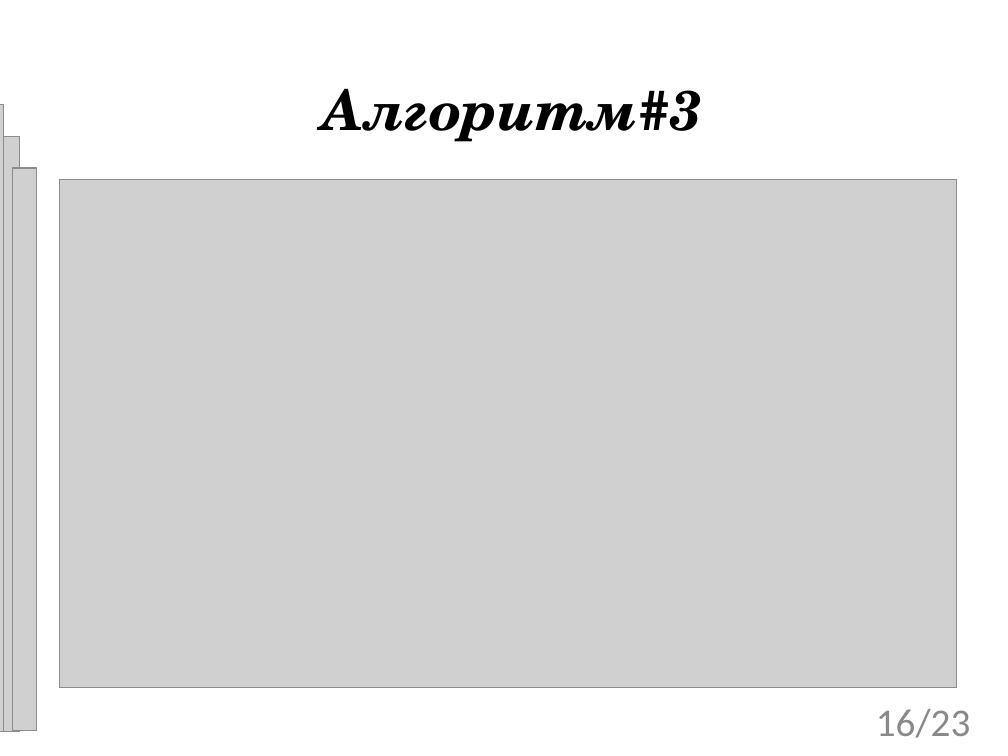
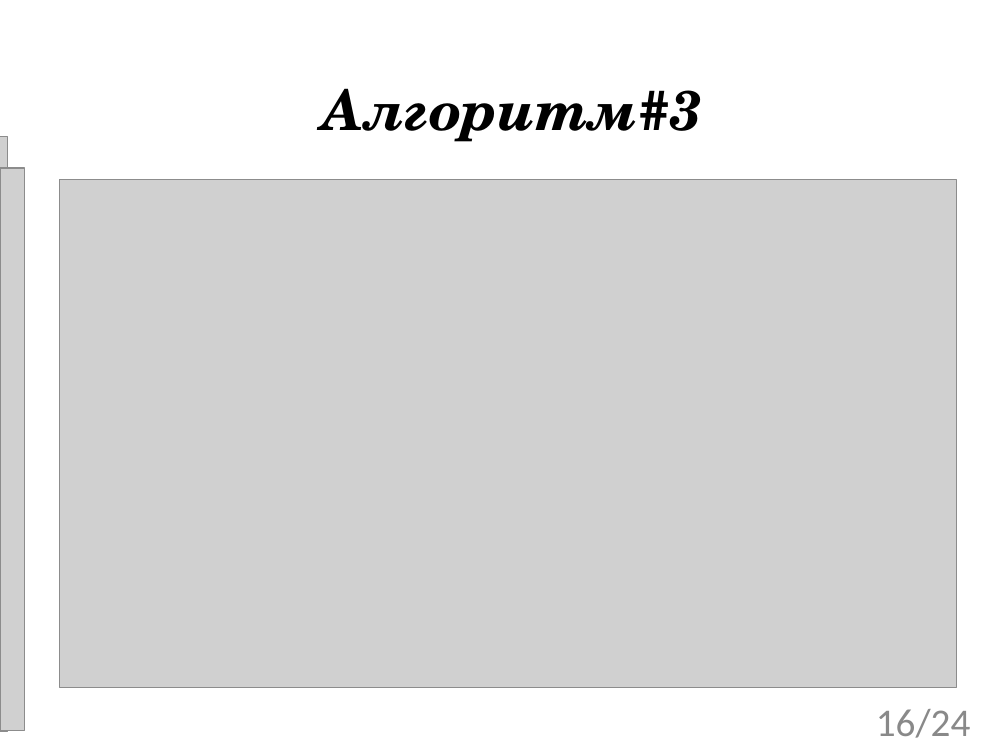
Before and after one commit to tom-trix/SynchAlgorithms, a slide deck: slide 16 of text/Mitrakov.ppt. Drawn at 1008x756 pixels with LibreOffice and Linux fonts; fonts in the diff are those of the drawing; grey boxes stand for pictures; background and template pictures are left out. Boxes give left, top, right and bottom in pixels: in the first picture for what was removed or moved away, otherwise in the second. Text is boxed around its words. In the diff, an @@ line names an element or a change of style, - is before the commit and + after.

```diff
--- a/text/Mitrakov.ppt
+++ b/text/Mitrakov.ppt
@@ picture removed at [0,105,3,731] @@
@@ picture: place and size @@
-picture at [0,136,19,731]
+picture at [0,136,7,731]
@@ picture: place and size @@
-picture at [12,168,36,731]
+picture at [0,168,24,731]
@@ page number at [876,709,970,738]: text changed @@
-16/23
+16/24
```
Also in this commit, not shown: 20 other slides changed, 3 slides added, 2 slides removed.
